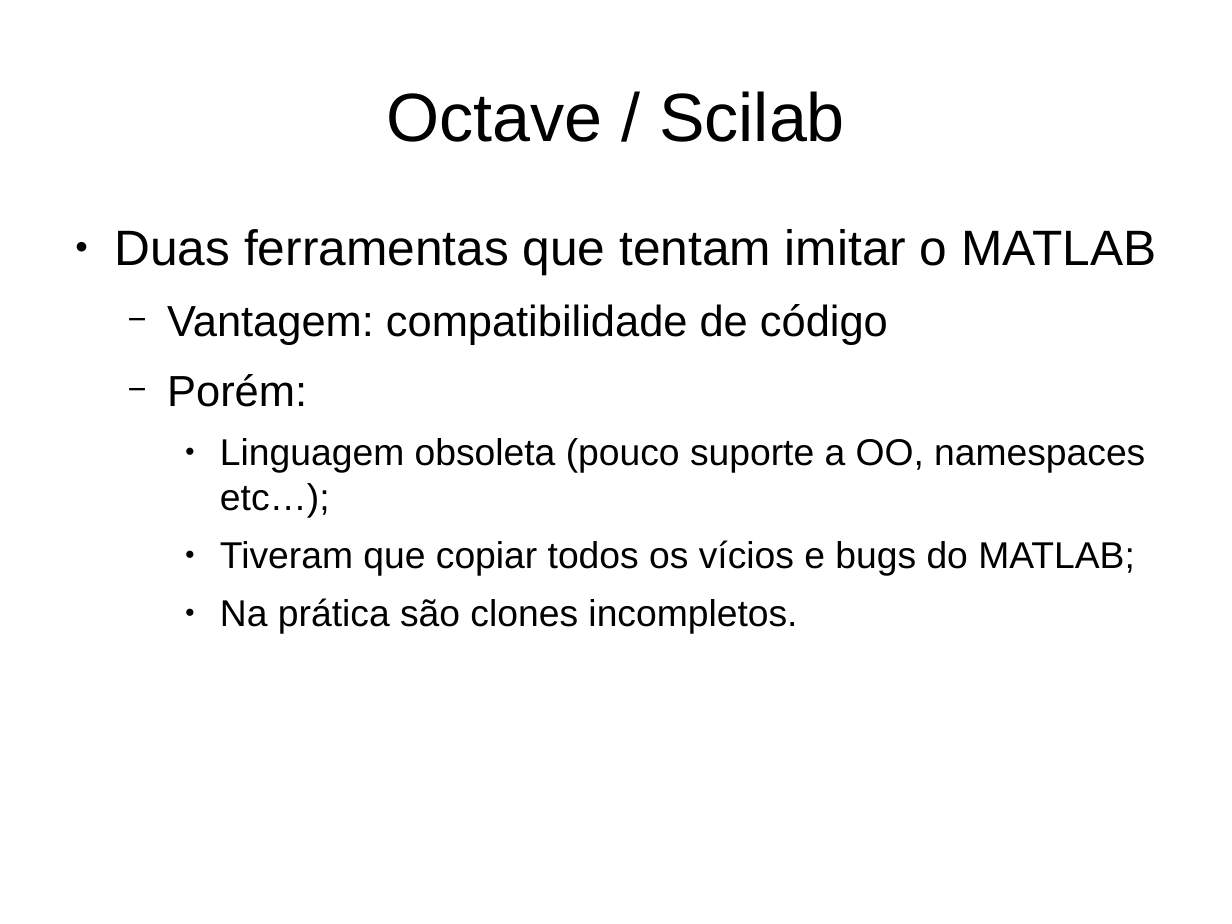
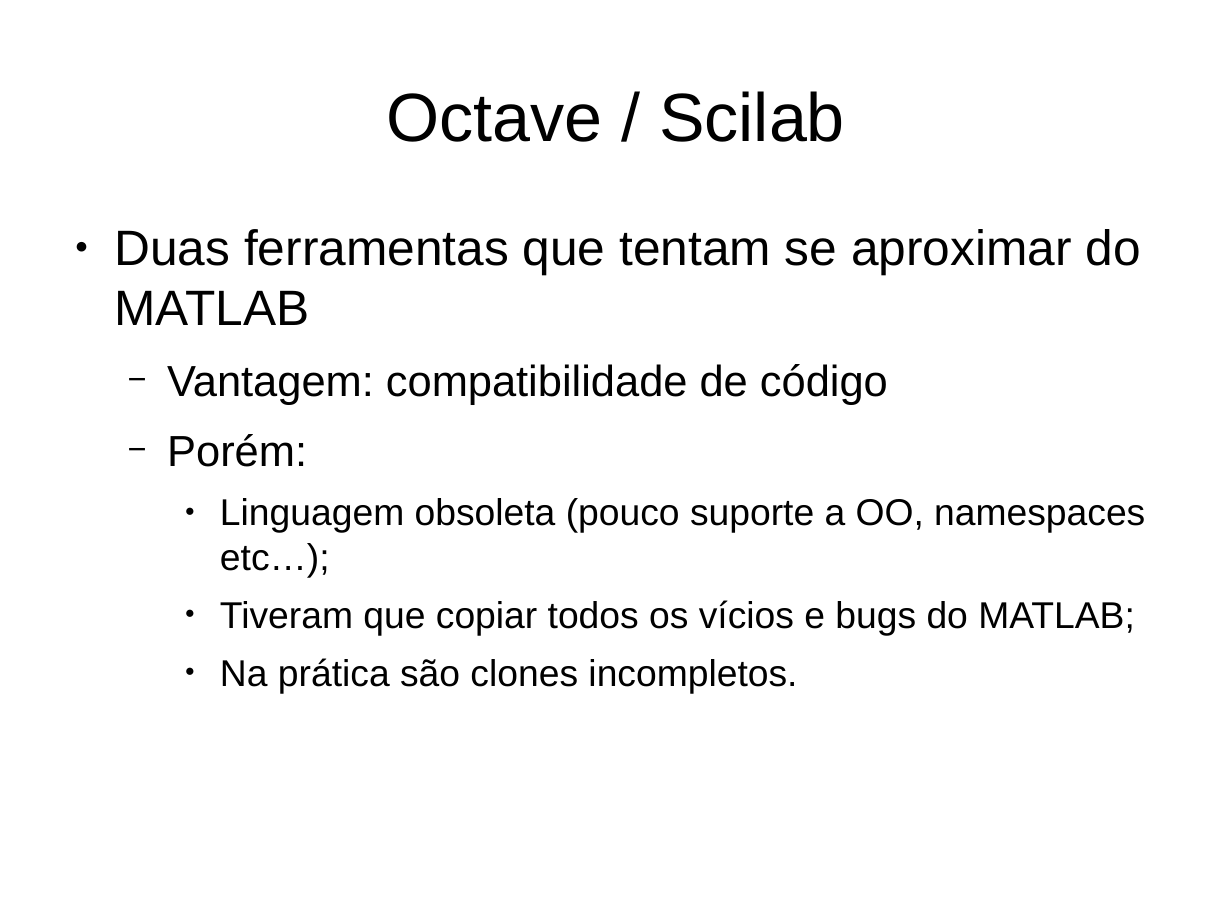
Before and after one commit to renanbirck/sfdsm-2015, a slide deck: slide 6 of Slides.odp. Drawn at 1232x924 pixels with LibreOffice and Linux fonts; fonts in the diff are those of the drawing. Boxes give left, top, right and bottom in pixels: in the first picture for what was removed or moved away, otherwise in the second. Text is boxed around its words. In the diff, an @@ line names an element or a change of style, - is before the commit and + after.

```diff
--- a/Slides.odp
+++ b/Slides.odp
@@ text at (x1=114, y1=229, x2=1141, y2=325): text changed @@
-● Duas ferramentas que tentam imitar o MATLAB
+● Duas ferramentas que tentam se aproximar do MATLAB
```
Also in this commit, not shown: 7 other slides changed, 6 slides added, 1 other file.
